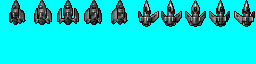
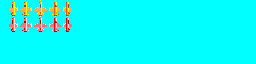
Comparing the layer stacks of the two w=256, h=64 images. Changes:
painted on "Foreground" over box(9, 0, 255, 32)
